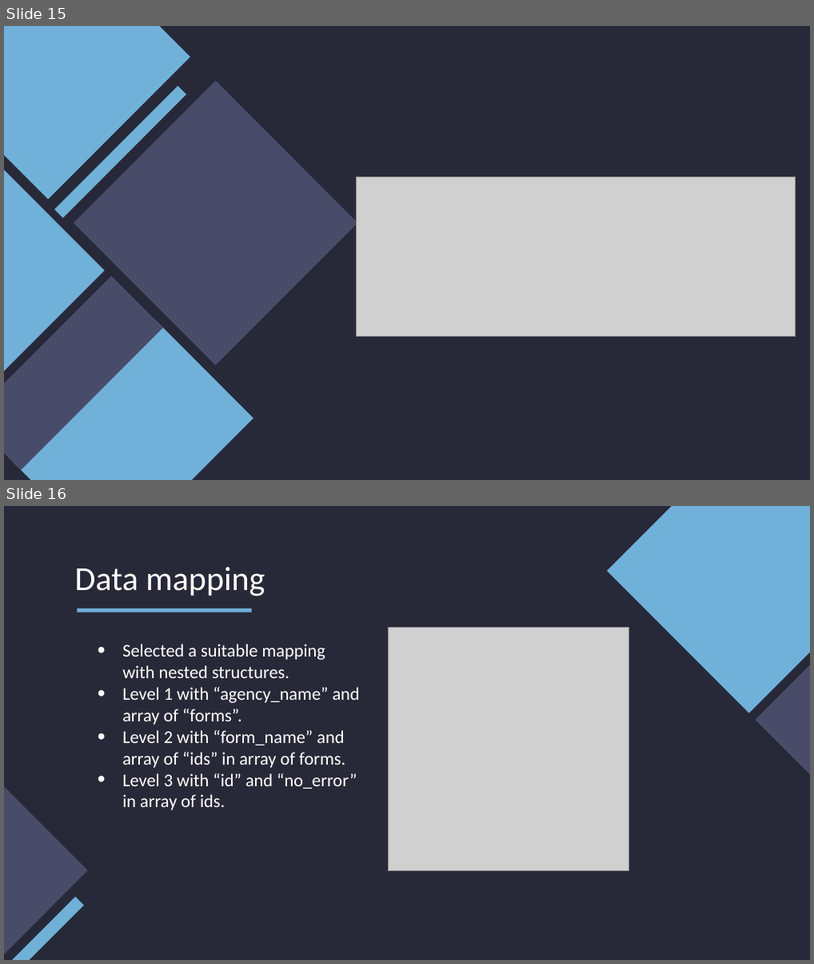
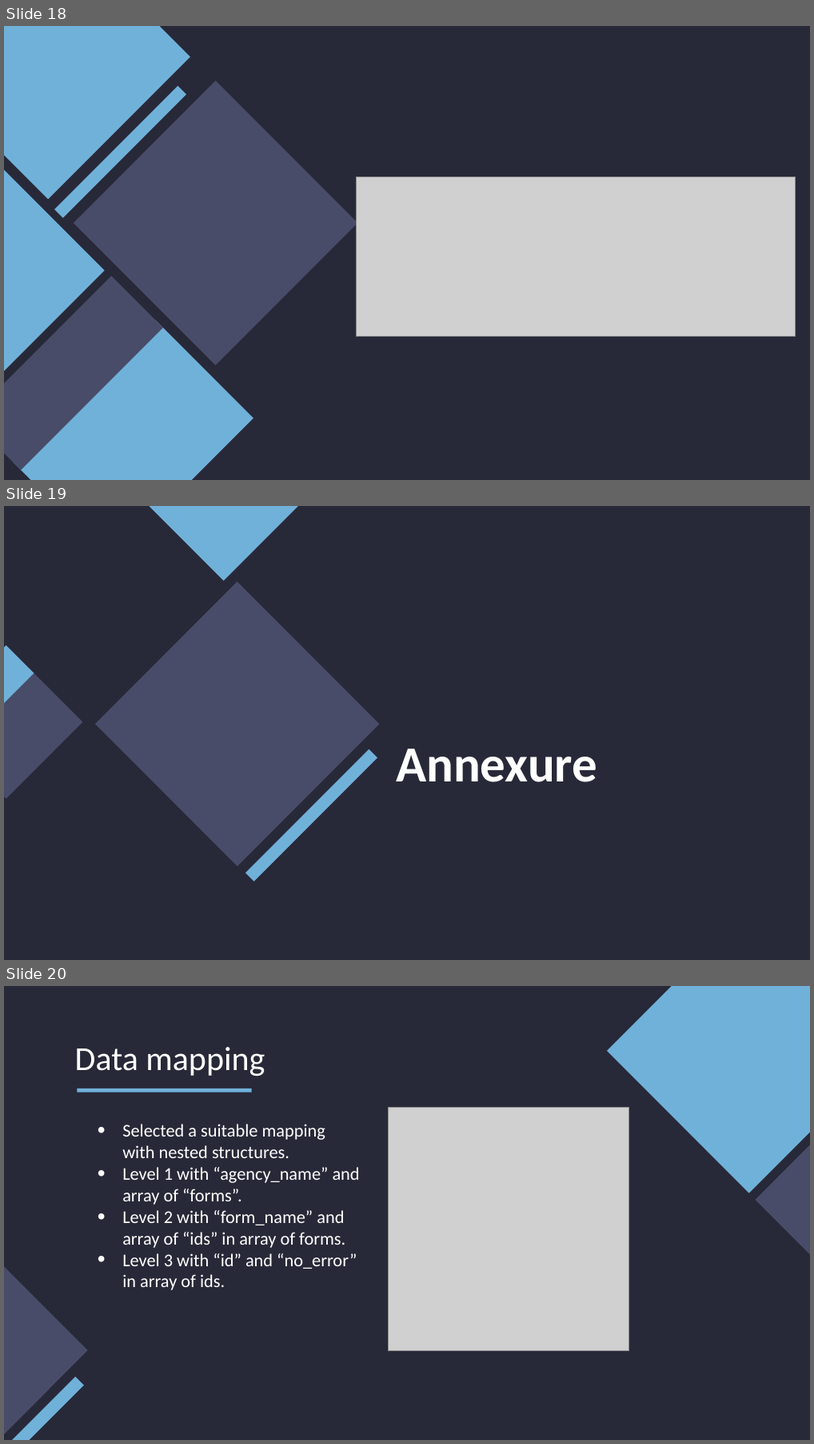
Before and after one commit to mehar-srinivas-chowdari/git-learning, a slide deck: Internship.pptx. Shown one above the other, each under a label of ours: slides 15 and 16 before the commit, slides 18, 19 and 20 after it. The pictures are 814x964 and 814x1444 pixels, drawn with LibreOffice and Linux fonts; fonts in the diff are those of the drawing; grey boxes stand for pictures. Boxes give left, top, right and bottom in pixels: in the first picture for what was removed or moved away, otherwise in the second. Text is boxed around its words. In the diff, an @@ line names an element or a change of style, - is before the commit and + after.

```diff
--- a/Internship.pptx
+++ b/Internship.pptx
@@ slide 19 added at [4,506,810,960], background #282938 @@
@@ rectangle added at [147,506,300,580], fill #70B1DA @@
@@ rectangle added at [95,581,379,865], fill #484C68 @@
@@ rectangle added at [4,645,34,749], fill #70B1DA @@
@@ rectangle added at [4,668,83,798], fill #484C68 @@
@@ rectangle added at [246,749,378,881], fill #70B1DA @@
@@ title added at [396,748,598,782], 45 pt, text #FFFFFF, bold @@
+Annexure
@@ what was slide 15 is now slide 18 @@
@@ what was slide 16 is now slide 20 @@
```
Also in this commit, not shown: 7 slides changed, 4 other slides added.
